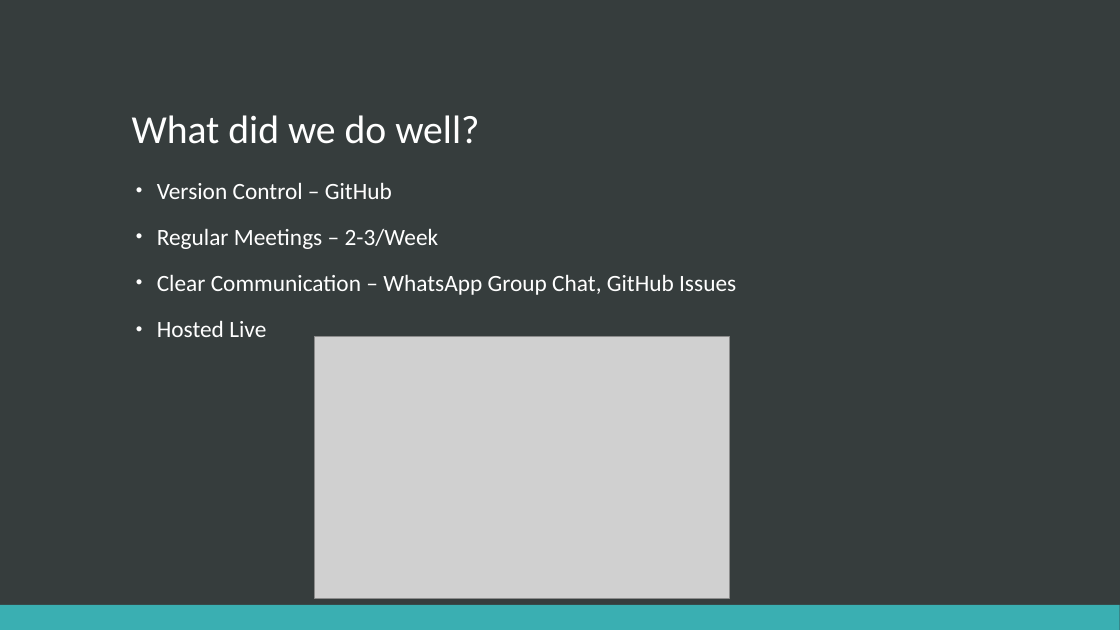
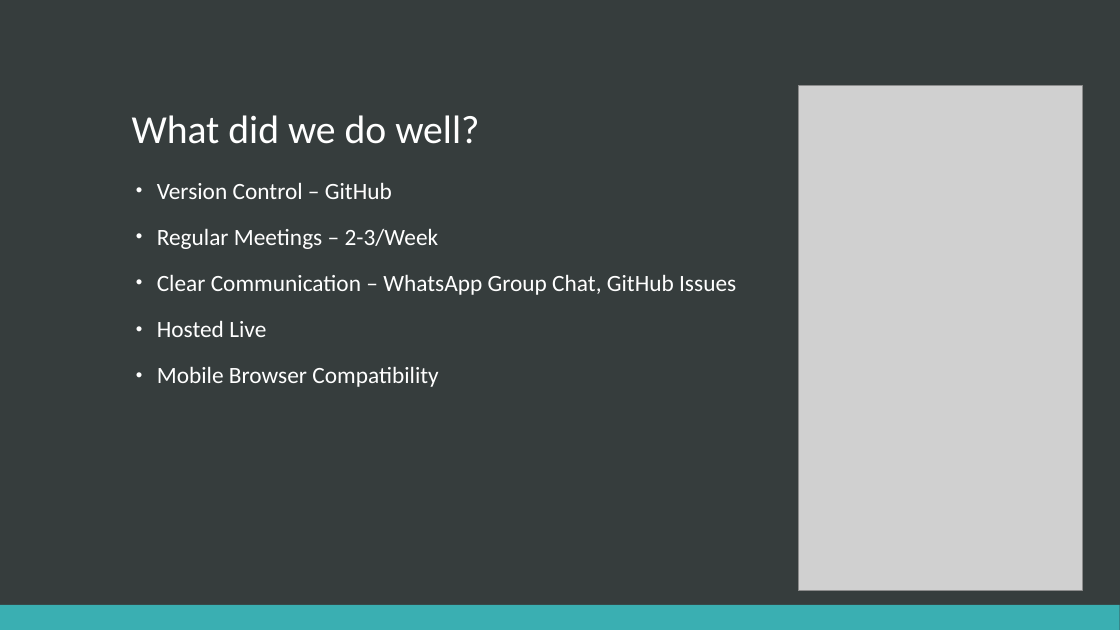
Before and after one commit to jack828/WECAN, a slide deck: slide 6 of presentation/WECAN.pptx. Drawn at 1120x630 pixels with LibreOffice and Linux fonts; fonts in the diff are those of the drawing; grey boxes stand for pictures. Boxes give left, top, right and bottom in pixels: in the first picture for what was removed or moved away, otherwise in the second. Text is boxed around its words. In the diff, an @@ line names an element or a change of style, - is before the commit and + after.

```diff
--- a/presentation/WECAN.pptx
+++ b/presentation/WECAN.pptx
@@ picture added at [798,86,1082,591] @@
@@ picture removed at [314,337,729,598] @@
@@ text at [157,367,438,387]: paragraph added @@
+• Mobile Browser Compatibility
```
Also in this commit, not shown: 2 other slides changed.
